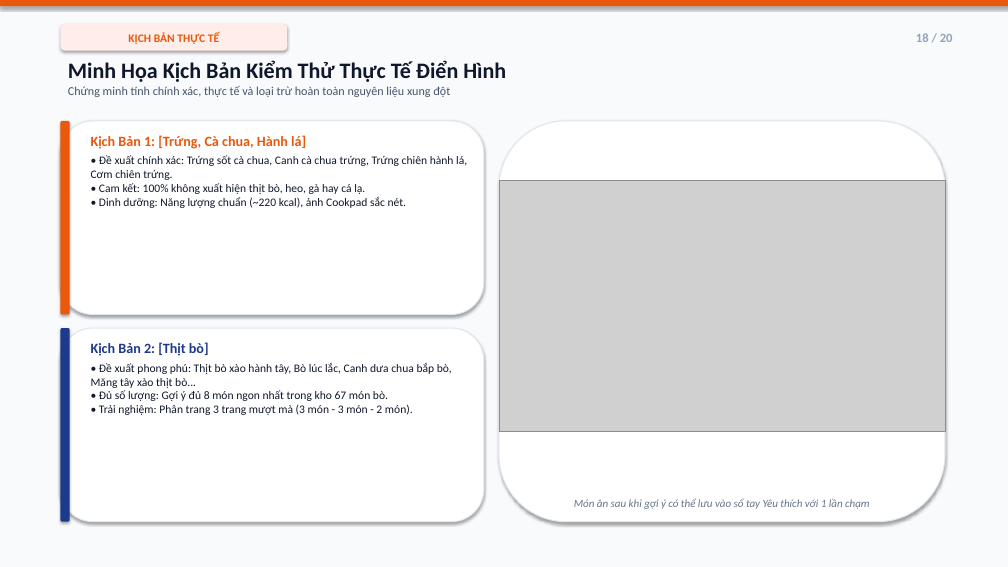
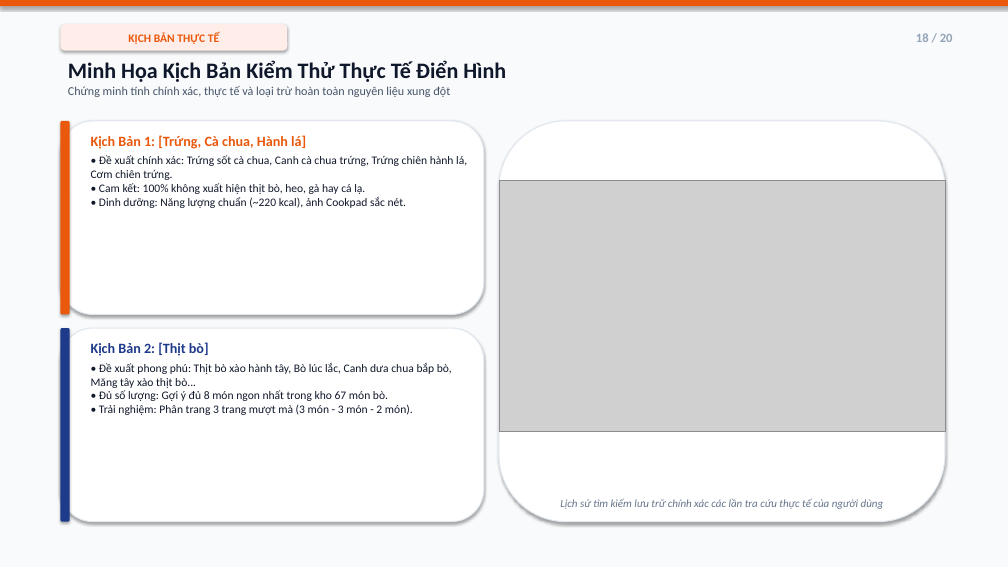
Before and after one commit to T-glonk/DoAnTriTueNhanTao, a slide deck: slide 18 of FoodAI_Slide_Thuyet_Trinh_20_Slides.pptx. Drawn at 1008x567 pixels with LibreOffice and Linux fonts; fonts in the diff are those of the drawing; grey boxes stand for pictures. Boxes give left, top, right and bottom in pixels: in the first picture for what was removed or moved away, otherwise in the second. Text is boxed around its words. In the diff, an @@ line names an element or a change of style, - is before the commit and + after.

```diff
--- a/FoodAI_Slide_Thuyet_Trinh_20_Slides.pptx
+++ b/FoodAI_Slide_Thuyet_Trinh_20_Slides.pptx
@@ text at (x1=560, y1=499, x2=884, y2=509): text changed @@
-Món ăn sau khi gợi ý có thể lưu vào sổ tay Yêu thích với 1 lần chạm
+Lịch sử tìm kiếm lưu trữ chính xác các lần tra cứu thực tế của người dùng
```
Also in this commit, not shown: 4 other slides changed, 1 other file.
